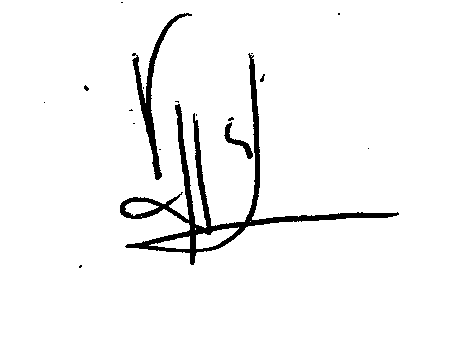
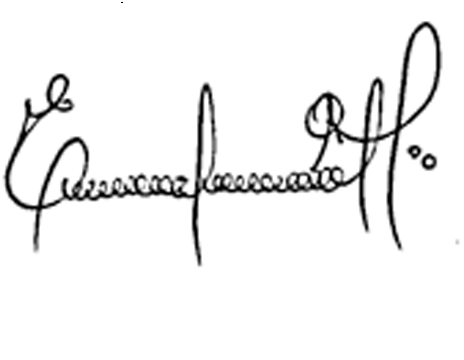
Revision of a layered 464px x 360px image; what changed, layer by layer:
added layer "Capa 2" above "vrojas" over bbox(2, 13, 461, 268)
